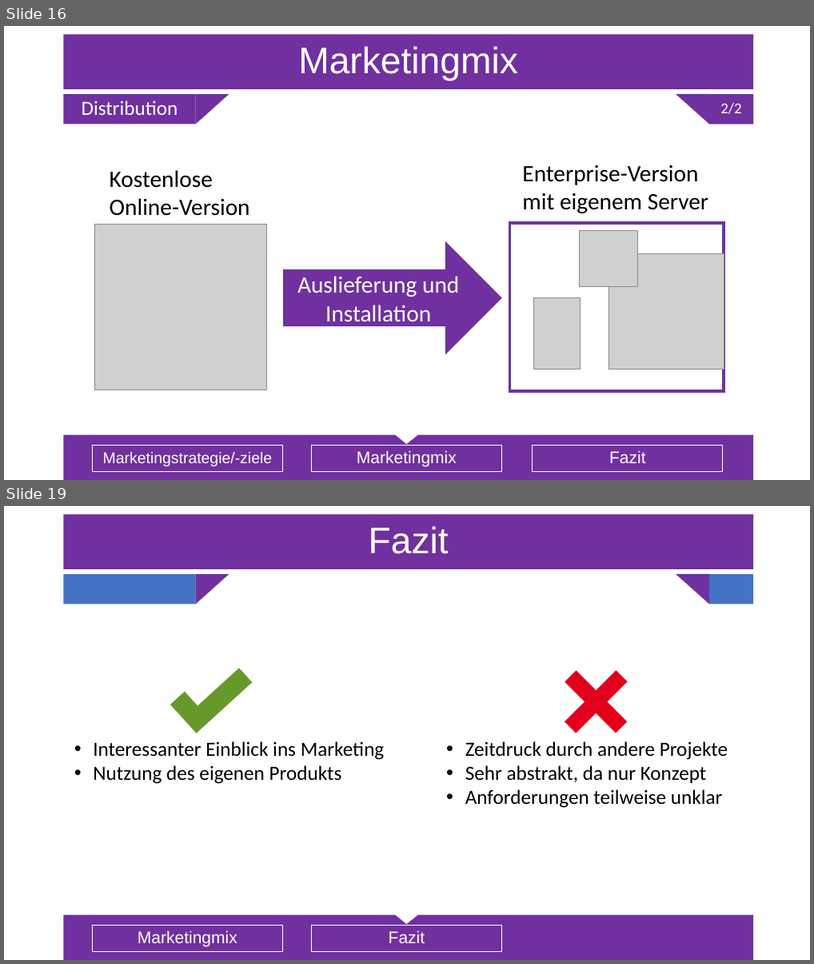
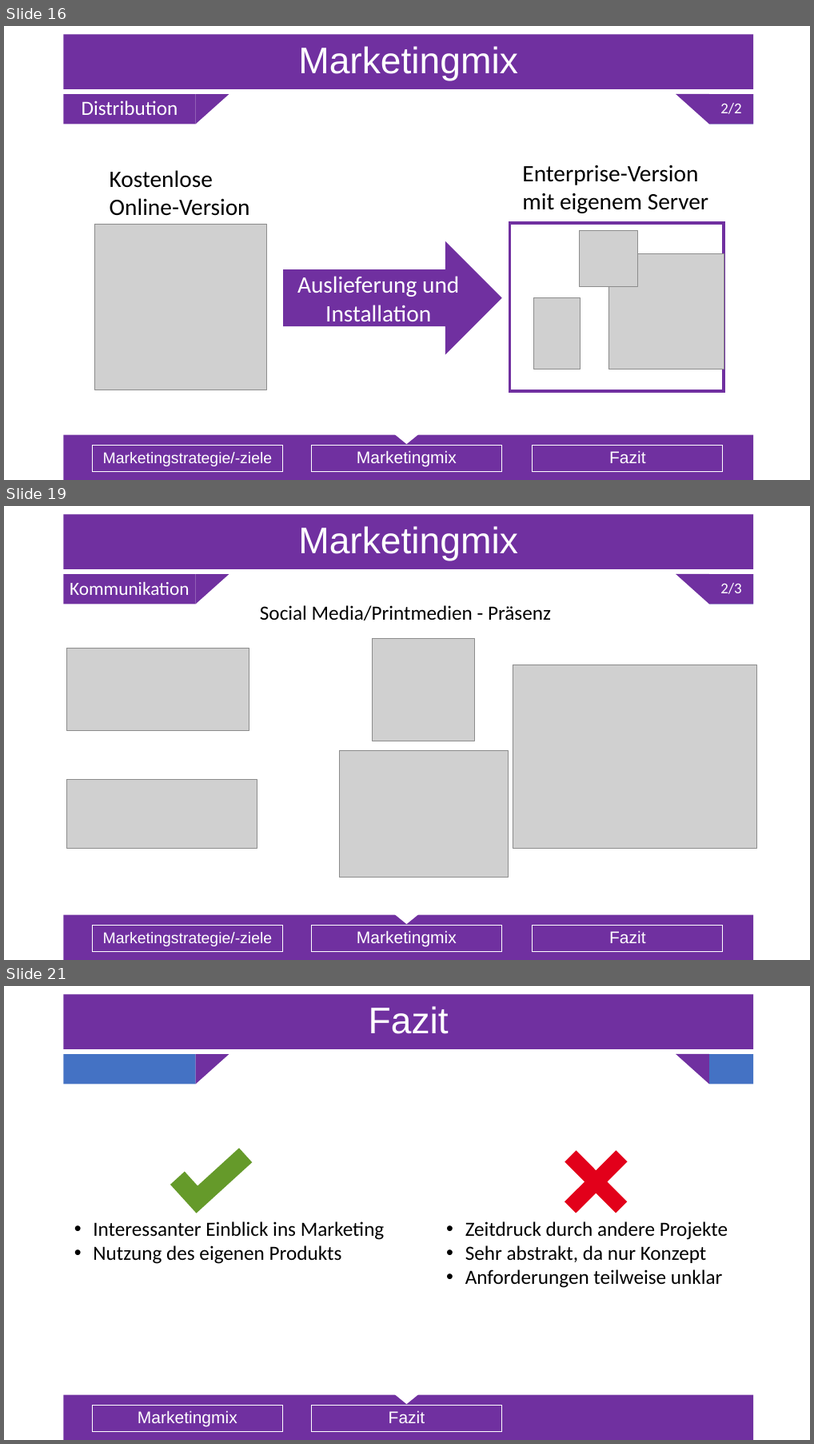
Before and after one commit to Sl0thking/mp_gproz_scrumiverse, a slide deck: 5_Präsentation/Projektpräsentation_Serfling.pptx. Shown one above the other, each under a label of ours: slides 16 and 19 before the commit, slides 16, 19 and 21 after it; the slides between them are not shown. The pictures are 814x964 and 814x1444 pixels, drawn with LibreOffice and Linux fonts; fonts in the diff are those of the drawing; grey boxes stand for pictures. Boxes give left, top, right and bottom in pixels: in the first picture for what was removed or moved away, otherwise in the second. Text is boxed around its words. In the diff, an @@ line names an element or a change of style, - is before the commit and + after.

```diff
--- a/5_Präsentation/Projektpräsentation_Serfling.pptx
+++ b/5_Präsentation/Projektpräsentation_Serfling.pptx
@@ slide 19 added at [4, 506, 810, 960], background #FFFFFF; not listed: 5 template elements that a slide beside it also shows @@
@@ title added at [63, 515, 754, 569], fill #7030A0, outline #325491 1 pt, 44 pt, text #FFFFFF @@
+Marketingmix
@@ text added at [63, 574, 195, 604], fill #7030A0, 22.2 pt, text #FFFFFF @@
+Kommunikation
@@ text added at [710, 574, 754, 604], fill #7030A0, 18 pt, text #FFFFFF @@
+2/3
@@ text added at [260, 605, 551, 620], 24 pt, text #000000 @@
+Social Media/Printmedien - Präsenz
@@ picture added at [67, 648, 250, 731] @@
@@ picture added at [373, 638, 475, 740] @@
@@ picture added at [513, 664, 757, 848] @@
@@ picture added at [339, 750, 509, 877] @@
@@ picture added at [67, 780, 258, 848] @@
@@ text added at [92, 924, 283, 952], outline #FFFFFF 0.75 pt, 18.5 pt, text #FFFFFF @@
+Marketingstrategie/-ziele
@@ text added at [312, 924, 502, 952], outline #FFFFFF 0.75 pt, 20 pt, text #FFFFFF @@
+Marketingmix
@@ text added at [533, 924, 723, 952], outline #FFFFFF 0.75 pt, 20 pt, text #FFFFFF @@
+Fazit
@@ what was slide 19 is now slide 21 @@
```
Also in this commit, not shown: 3 slides changed, 1 other slide added.
